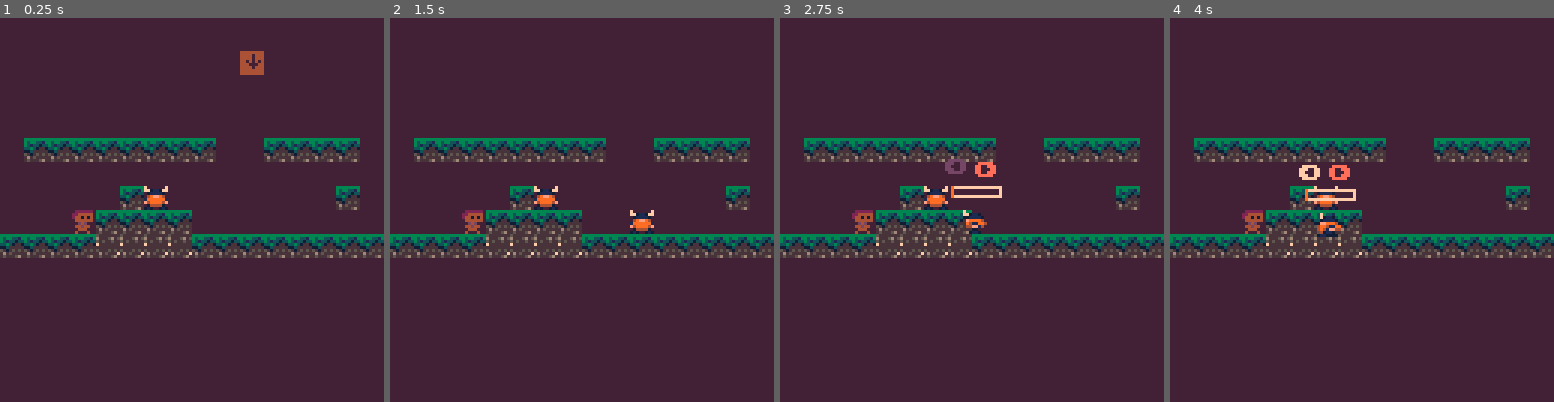
Above: before the commit, frames 1-4 (left to right).
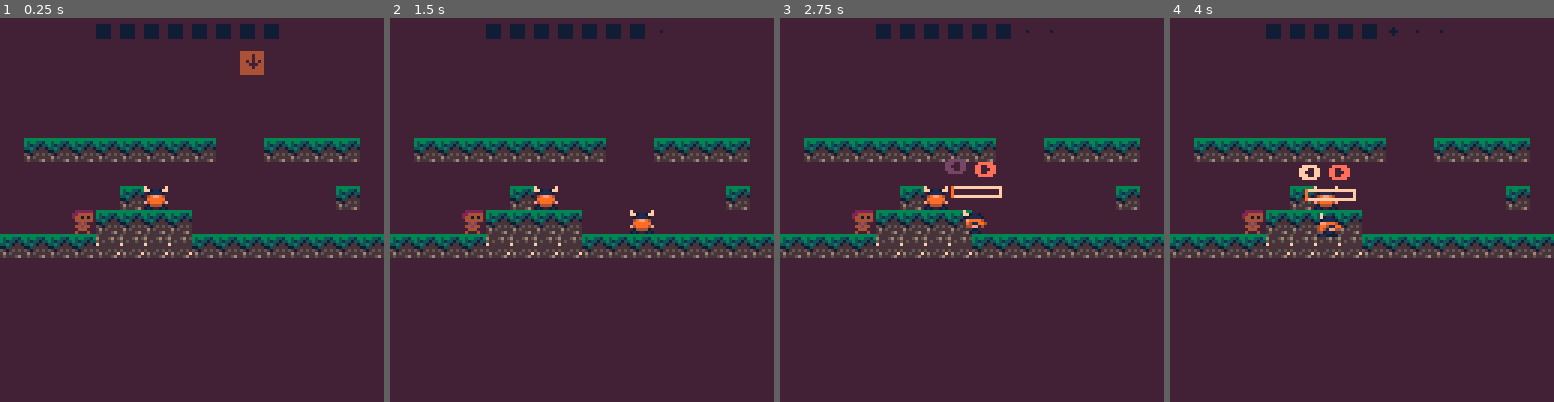
Above: after the commit, the same moments.

Repository: Zetneki/Rock-Paper-Vikings
Game: PICO-8 cartridge testgame.p8
The game is run twice, just before and just after one commit, with the same random seed, the same clock (stepped at 60 frames per second) and the same inputs.
Inputs:
- Up to frame 1 (0.25 s): no input
- Up to frame 2 (1.5 s): no input
- Up to frame 3 (2.75 s): hold Left 1.97-2.37 s; hold Down from 2.42 s (still down)
- Up to frame 4 (4 s): release Down at 2.82 s; hold Right 2.87-3.53 s; hold Up from 3.58 s (still down)

The runs differ from the first frame. In frame 1, 1.2% of the frame differs, in the area x 25-73%, y 1-6%; in frame 2, 1.1%; in frame 3, 0.9%; in frame 4, 0.8%.

Commit message:
phase timer works

Diff:
--- a/main.lua
+++ b/main.lua
@@ -56,17 +56,36 @@
 		shake_timer=0
   }
 
-	-- enemy:
-	-- x,
-	-- y,
-	-- h,
-	-- w,
-	-- type,
 	enemies = {}
 
+	--- TEST -----
 	--spawn_enemy(24,32,"knight")
 	--spawn_enemy(88, 24, "wizard")
 	spawn_enemy(24,64,"cowboy")
+
+	-- charater type timer
+	phase = {
+		duration=400,     -- 600 frame = 20mp at 30fps
+		current=400,
+		char_index=1,
+		dot_count=8,
+
+		-- melyik karakter melyik enemyt uti (rock-paper-scissors)
+		beats = {
+			[1]="viking",
+			[2]="wizard",
+			[3]="knight",
+			[4]="cowboy"
+		},
+
+		-- depletion queue for timer rectangles
+		-- center always stays
+		cell_order = {
+			{-1,-1},{0,-1},{1,-1},
+			{1,0},{1,1},{0,1},
+			{-1,1},{-1,0}
+		}
+	}
 
 	palettes={
 		base = {
@@ -76,11 +95,11 @@
 
 	current_palette = palettes.base
 
-
 end
 
 function _update()
 	if not player.dead then
+		update_phase()
 		move()
 		player_animate(player.spr_set)
 		update_enemies()
@@ -102,6 +121,8 @@
 	spr(player.spr, player.x+shake_x, player.y, player.w/8, player.h/8, player.flp)
 	draw_enemies()
 
+	draw_phase_bar()
+
 	----- TEST -----
 	if test then
 		print("⬅️➡️ to move")
--- a/player_animate.lua
+++ b/player_animate.lua
@@ -3,8 +3,8 @@
 	-- sets are 12 long, values are the starter numbers for the key's character
 	viking=1,
 	wizard=13,
-	knight=24,
-	cowboy=35
+	knight=25,
+	cowboy=37
 }
 
 function player_animate(char)
--- a/player_move.lua
+++ b/player_move.lua
@@ -1,6 +1,6 @@
 function move()
 	if player.trapped_by then
-		-- gravitacio es minden mozgas ki, csak struggle szamit
+		-- cant move while trapped
 		player.dx = 0
 		player.dy = 0
 		return
--- a/testgame.p8
+++ b/testgame.p8
@@ -12,6 +12,7 @@
 #include knight.lua
 #include wizard.lua
 #include cowboy.lua
+#include timer.lua
 
 
 
--- /dev/null
+++ b/timer.lua
@@ -0,0 +1,62 @@
+function update_phase()
+	phase.current -= 1
+
+	if phase.current <= 0 then
+		phase.char_index = phase.char_index % 4 + 1
+		phase.current = phase.duration
+
+		player.spr_set = phase.beats[phase.char_index]
+		player.spr = p_spr_sets[player.spr_set]
+		player.anim = time()
+	end
+end
+
+function draw_phase_bar()
+
+	local dot_size=5
+	local gap=3
+	local origin_x=64 - flr(phase.dot_count*(dot_size+gap)/2)
+	local origin_y=2
+
+	local col
+	if phase.char_index==1 then col=8
+	elseif phase.char_index==2 then col=12
+	elseif phase.char_index==3 then col=11
+	else col=9 end
+
+	local progress = 1 - (phase.current / phase.duration)
+	local exact_pos = progress * phase.dot_count
+
+	for i=0,phase.dot_count-1 do
+		local visual_i = phase.dot_count-1-i
+		local dx = origin_x + visual_i*(dot_size+gap)
+		local dy = origin_y
+		local cx = dx + flr(dot_size/2)
+		local cy = dy + flr(dot_size/2)
+		local arm = flr(dot_size/2)
+
+		if i < flr(exact_pos) then
+			pset(cx, cy, col)
+
+		elseif i == flr(exact_pos) then
+			local local_t = exact_pos - i
+
+			if local_t < 0.33 then
+				rectfill(dx, dy, dx+dot_size-1, dy+dot_size-1, col)
+			elseif local_t < 0.66 then
+				draw_cross(cx, cy, max(1, flr(arm/2)), col)
+			else
+				pset(cx, cy, col)
+			end
+
+		else
+			rectfill(dx, dy, dx+dot_size-1, dy+dot_size-1, col)
+		end
+	end
+
+end
+
+function draw_cross(cx, cy, arm, col)
+	line(cx-arm, cy, cx+arm, cy, col)
+	line(cx, cy-arm, cx, cy+arm, col)
+end
--- a/wizard.lua
+++ b/wizard.lua
@@ -30,9 +30,6 @@
 		end
 
 	elseif e.w_state == "return" then
-
-		-- az origin-hoz kepesti jelenlegi szog alapjan
-		-- kiszamoljuk a kor legkozelebbi pontjat
 		local ox = e.x - e.origin_x
 		local oy = e.y - e.origin_y
 		local angle_to_e = atan2(ox, oy)
@@ -45,7 +42,6 @@
 		local rdist = sqrt(rdx*rdx + rdy*rdy)
 
 		if rdist < 1 then
-			-- eleg kozel a korvonalhoz, folytatjuk a korozest onnan
 			e.orbit_angle = angle_to_e
 			e.w_state = "orbit"
 		else
@@ -53,7 +49,6 @@
 			e.y += (rdy/rdist) * e.chase_speed
 		end
 
-		-- ha kozben a player ujra a kozelbe er, folytassa az uldozest
 		if dist < e.detect_range then
 			e.w_state = "follow"
 		end
Not shown, changed: 31 lines of the sprite sheet (__gfx__) section of testgame.p8
